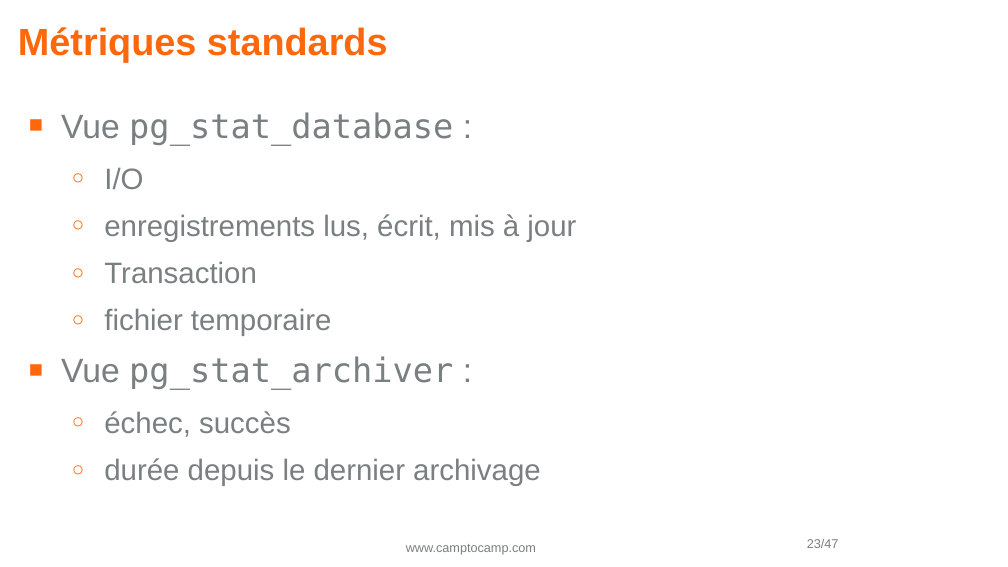
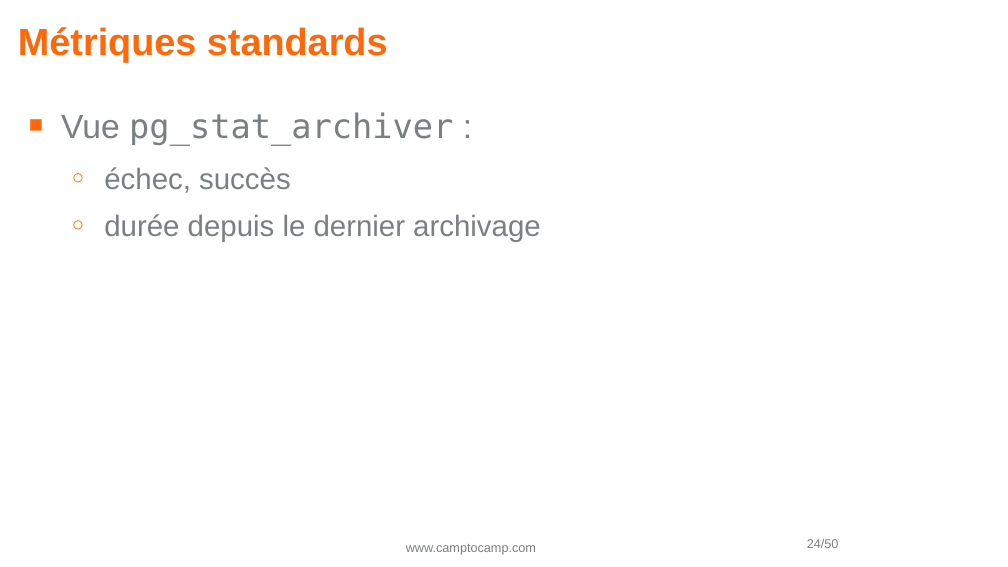
Before and after one commit to Vampouille/demo-prometheus-postgres, a slide deck: slide 24 of pgday2.odp (slide 23 before the commit). Drawn at 1008x567 pixels with LibreOffice and Linux fonts; fonts in the diff are those of the drawing; background and template pictures are left out. Boxes give left, top, right and bottom in pixels: in the first picture for what was removed or moved away, otherwise in the second. Text is boxed around its words. In the diff, an @@ line names an element or a change of style, - is before the commit and + after.

```diff
--- a/pgday2.odp
+++ b/pgday2.odp
@@ text at box(61, 112, 576, 336): paragraphs removed @@
-■ Vue pg_stat_database :
-  ○ I/O
-  ○ enregistrements lus, écrit, mis à jour
-  ○ Transaction
-  ○ fichier temporaire
@@ page number at box(807, 539, 839, 548): text changed @@
-23/47
+24/50
```
Also in this commit, not shown: 16 other slides changed, 5 slides added, 2 slides removed, 3 other files.
